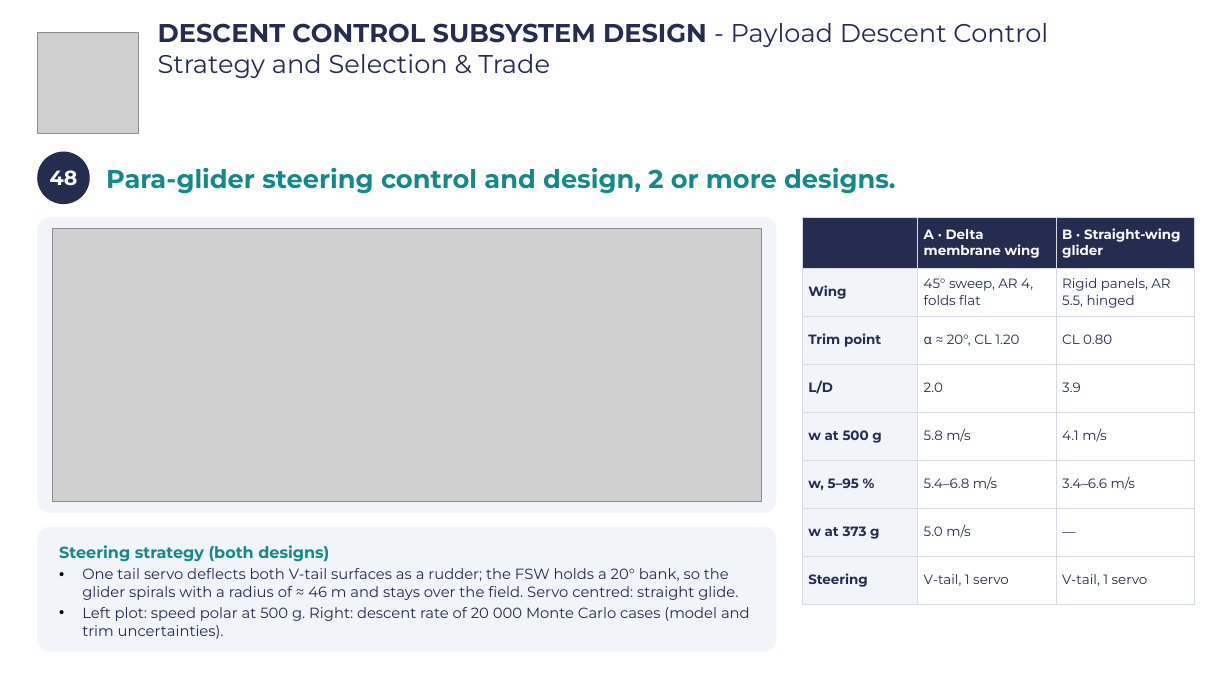
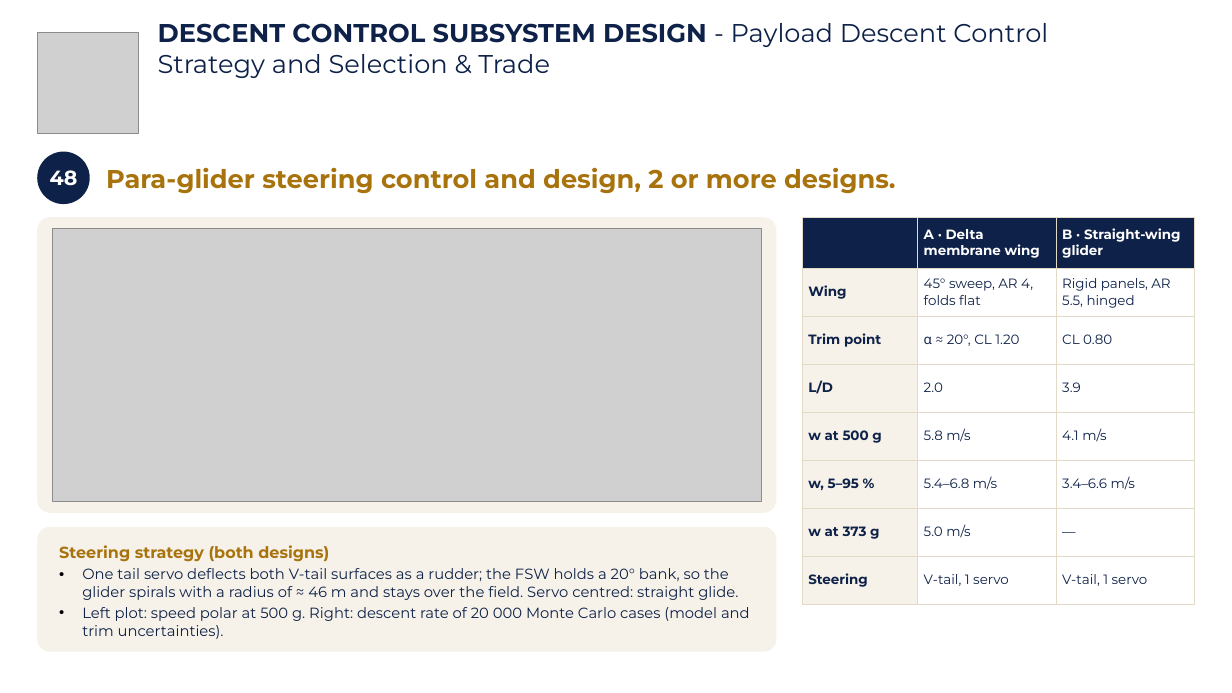
Before and after one commit to Caetano18/proyecto, a slide deck: slide 51 of cansat_pdr/laminas_plantilla/CanSat_PDR_Hermes_mecanica.pptx. Drawn at 1232x693 pixels with LibreOffice and Linux fonts; fonts in the diff are those of the drawing; grey boxes stand for pictures; background and template pictures are left out. Boxes give left, top, right and bottom in pixels: in the first picture for what was removed or moved away, otherwise in the second. Text is boxed around its words. In the diff, an @@ line names an element or a change of style, - is before the commit and + after.

```diff
--- a/cansat_pdr/laminas_plantilla/CanSat_PDR_Hermes_mecanica.pptx
+++ b/cansat_pdr/laminas_plantilla/CanSat_PDR_Hermes_mecanica.pptx
@@ text "DESCENT CONTROL SUBSYSTEM DESIGN - ..." at [158, 23, 1048, 78]: text colour #242C4F to #0E2148 @@
@@ ellipse "48" at [37, 152, 90, 204]: fill #242C4F to #0E2148 @@
@@ text "Para-glider steering control and design, ..." at [106, 167, 895, 194]: text colour #138A8A to #A8730C @@
@@ rounded rectangle at [37, 217, 776, 513]: fill #F1F4F9 to #F6F2E9 @@
@@ table at [802, 217, 1195, 604] @@
@@ fill #242C4F to #0E2148 in row 1 @@
@@ fill #F1F4F9 to #F6F2E9 in 7 cells @@
@@ text colour #242C4F to #0E2148 in "Wing", "45° sweep, AR 4, folds flat", "Rigid panels, AR 5.5, hinged", "Trim point" and 17 more places @@
@@ borders changed @@
@@ rounded rectangle "Steering strategy (both designs)" at [37, 527, 776, 652]: text colour #138A8A to #A8730C in "Steering strategy (both designs)"; text colour #242C4F to #0E2148 in "One tail servo deflects both V-tail surfaces ...", "Left plot: speed polar at 500 g. ..."; fill #F1F4F9 to #F6F2E9 @@
```
Also in this commit, not shown: 104 other slides changed, 10 other files.
